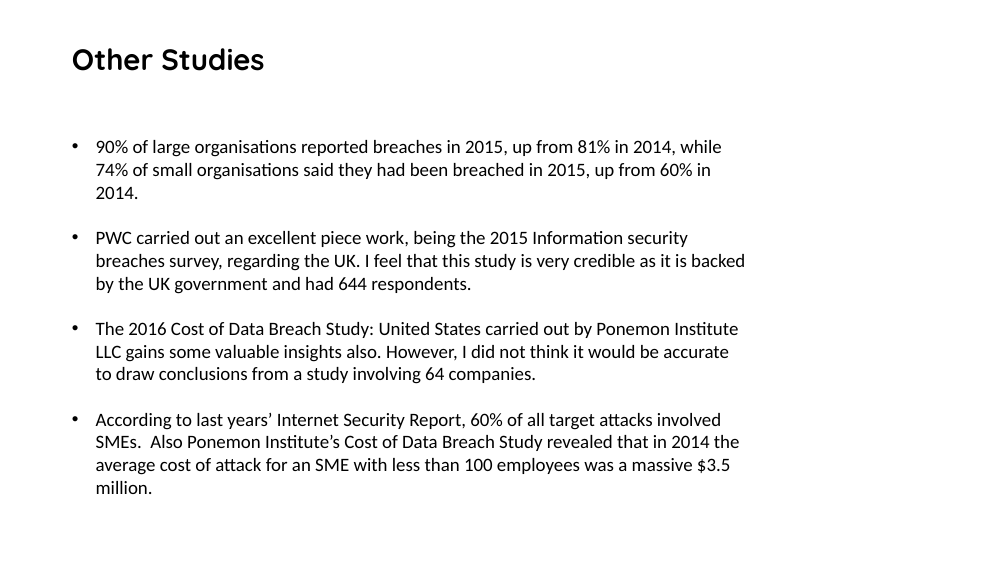
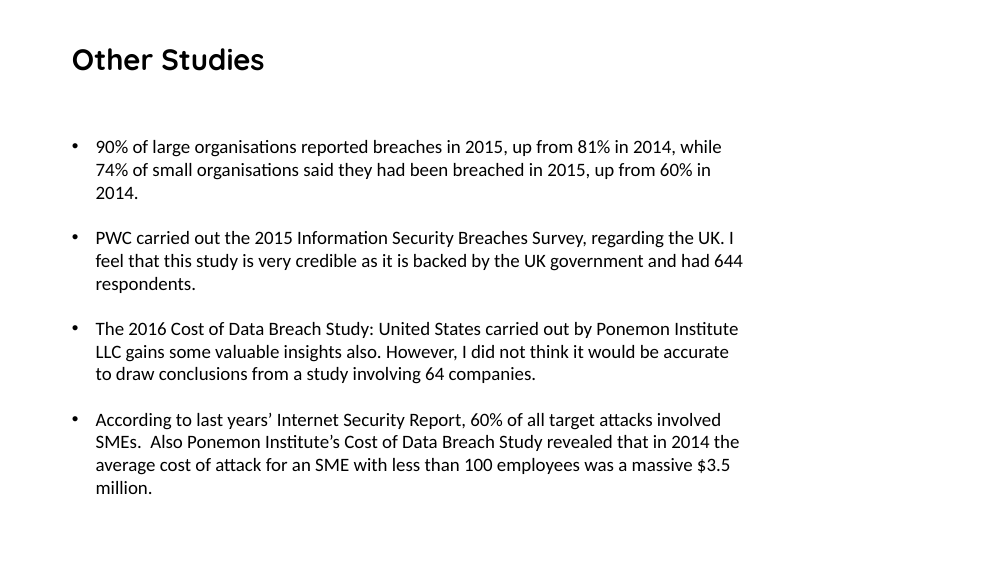
Before and after one commit to DS-94/Amlin, a slide deck: slide 11 of Amlin.pptx (slide 7 before the commit). Drawn at 1008x567 pixels with LibreOffice and Linux fonts; fonts in the diff are those of the drawing; background and template pictures are left out. Boxes give left, top, right and bottom in pixels: in the first picture for what was removed or moved away, otherwise in the second. Text is boxed around its words. In the diff, an @@ line names an element or a change of style, - is before the commit and + after.

```diff
--- a/Amlin.pptx
+++ b/Amlin.pptx
@@ text at box(96, 231, 743, 293): text changed @@
-• PWC carried out an excellent piece work, being the 2015 Information security breaches survey, regarding the UK. I feel that this study is very credible as it is backed by the UK government and had 644 respondents.
+• PWC carried out the 2015 Information Security Breaches Survey, regarding the UK. I feel that this study is very credible as it is backed by the UK government and had 644 respondents.
```
Also in this commit, not shown: 2 other slides changed, 4 slides added, 5 other files.
